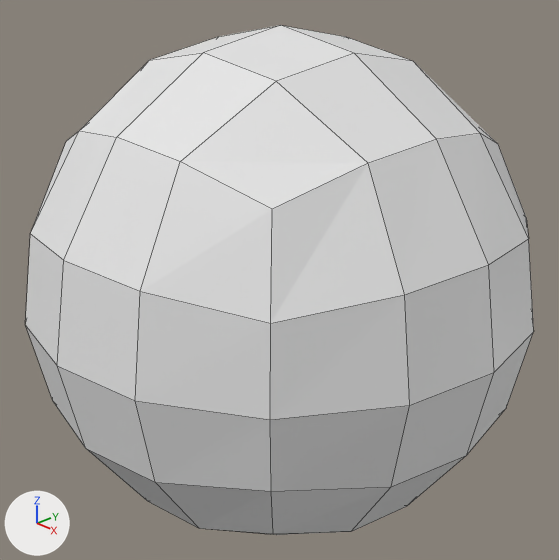
Two versions of the Blender file head.blend, one commit apart.
Before and after are seen from a 50 mm lens placed at (0.241, -0.229, 1.552), pointed at (-0.002, 0.0, 1.409). The axes (+X, +Y, +Z) are drawn at lower left. The lights are the same throughout. Mesh edges are drawn as thin lines.

Names of what the first picture shows: 'Roundcube.001'.
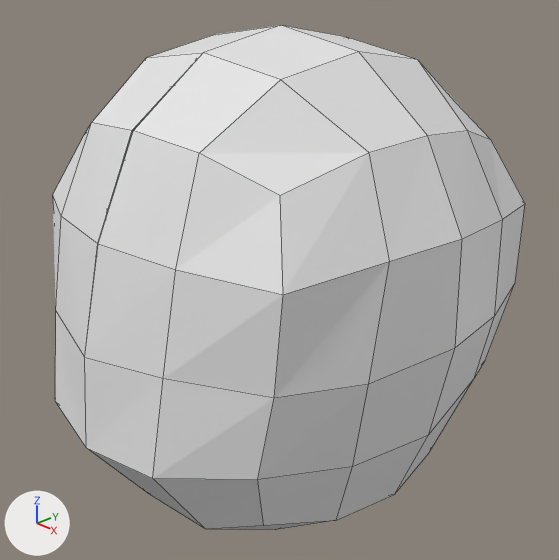
Boxes [x1, y1, x2, y2] around the edits, measured in the pictures (559 x 560 px):
'Roundcube.001', reshaped (7% narrower): before [25, 25, 534, 535]; after [53, 25, 525, 530]

Diff of the bpy script that builds the scene:
```diff
--- a/head.blend.py
+++ b/head.blend.py
@@ me_roundcube_001 @@
 # used by ob_roundcube_001; location = (-0.0009, 0.0003, 1.4081); scale = (0.115, 0.115, 0.115)
-me_roundcube_001.from_pydata(...)  # 57 vertices, 48 faces; spans x 0.0..1.0, y -1.0..1.0, z -1.0..1.0
+me_roundcube_001.from_pydata(...)  # 57 vertices, 48 faces; spans x 0.0..0.85, y -0.93..0.93, z -1.01..1.0
+# me_roundcube_001 part 1: 52 of 57 vertices moved; they spanned x 0.0..1.0, y -1.0..1.0, z -1.0..0.94 and now span x 0.0..0.85, y -0.9..0.93, z -1.01..0.94; mean shift (-0.04, 0.0, 0.02); largest move (0.88, 0.34, -0.34) -> (0.71, 0.37, -0.29)
```
